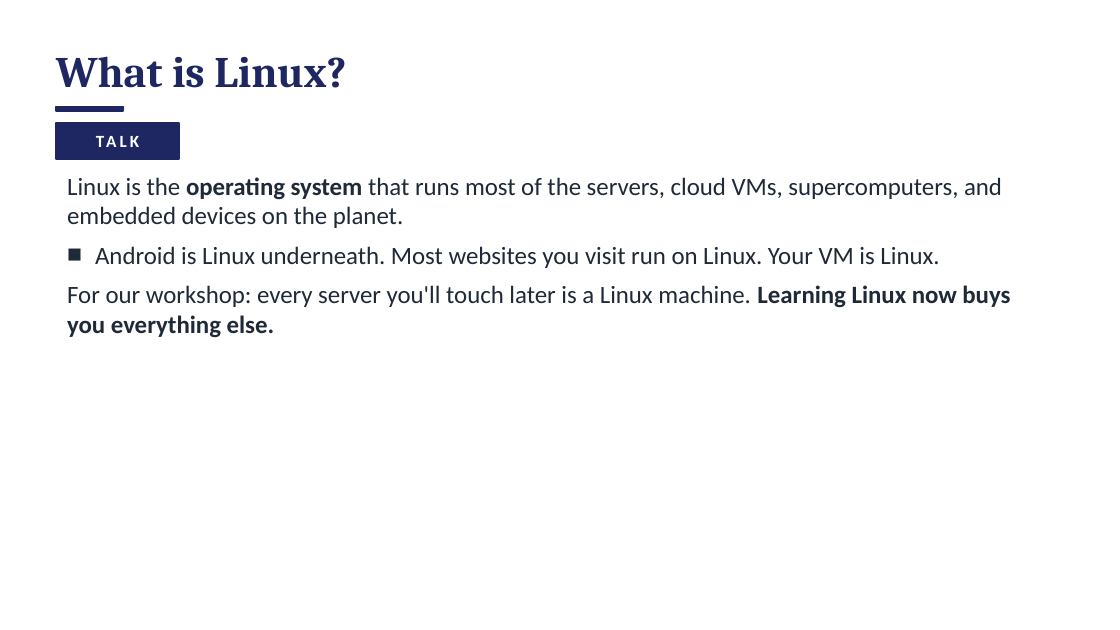
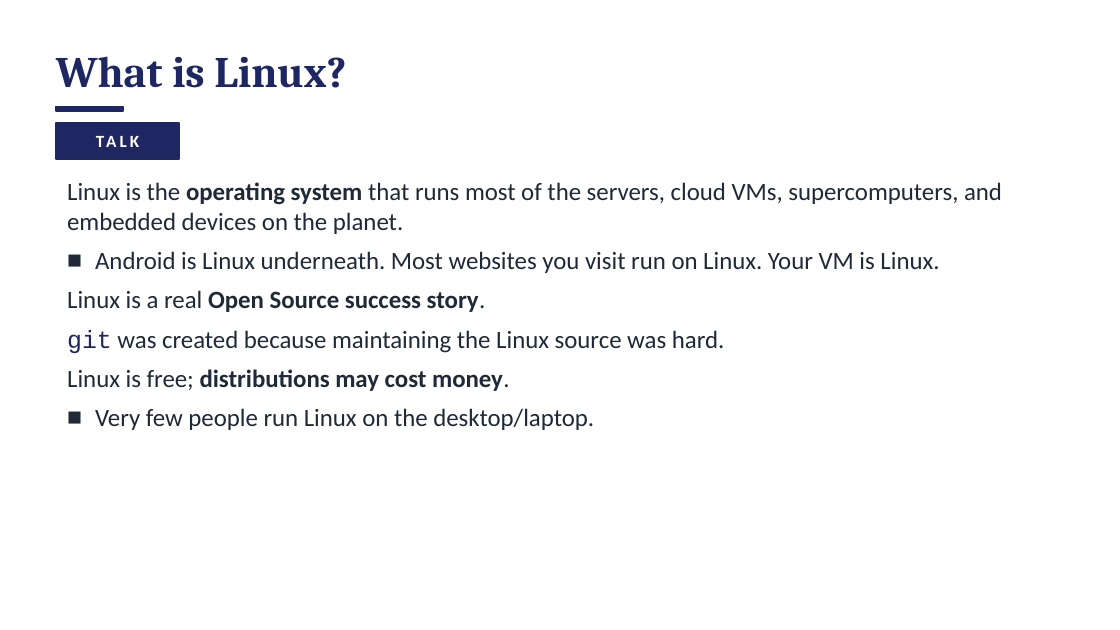
Before and after one commit to access-ci-org/Operations-STEP-2026, a slide deck: slide 19 of Linux_Terminal/DRAFT_workshop-linux-session1.pptx. Drawn at 1120x630 pixels with LibreOffice and Linux fonts; fonts in the diff are those of the drawing. Boxes give left, top, right and bottom in pixels: in the first picture for what was removed or moved away, otherwise in the second. Text is boxed around its words. In the diff, an @@ line names an element or a change of style, - is before the commit and + after.

```diff
--- a/Linux_Terminal/DRAFT_workshop-linux-session1.pptx
+++ b/Linux_Terminal/DRAFT_workshop-linux-session1.pptx
@@ text at (67,290,724,430): text changed @@
-■ For our workshop: every server you'll touch later is a Linux machine. Learning Linux now buys you everything else.
+■ Linux is a real Open Source success story.
+  ■ git was created because maintaining the Linux source was hard.
+■ Linux is free; distributions may cost money.
+■ Very few people run Linux on the desktop/laptop.
```
Also in this commit, not shown: 92 other slides changed, 1 slide added, 3 slides removed, 1 other file.
